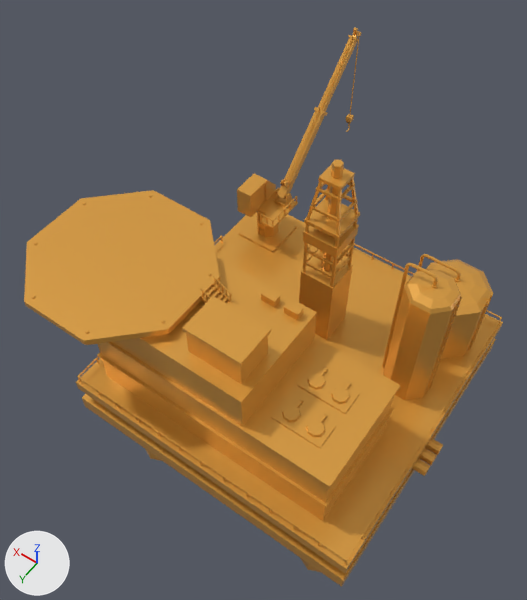
A saved change to the glTF model models/ultimate-pack/low-poly-10/t/buildings-sea-refinery.glb.
The view is the same before and after, from a 50 mm lens placed at (-17.9, 29.8, 52.4), pointed at (4.6, -1.8, 2.8). Arrows for +X, +Y and +Z are at lower left; the lights stay in place. The older version comes first. Where no turn or scale is listed for an object, it has been applied to the vertices.

The first picture shows 'sea-refinery'.
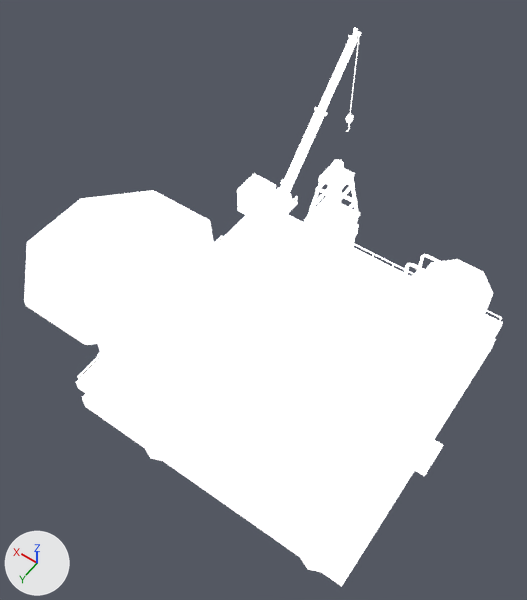
Location of each change, [x1, y1, x2, y2] in pixels of the pictures (527 x 600 px):
'sea-refinery', recoloured (lighter): [24, 27, 503, 587] in both

Edits to the bpy script that builds the scene:
```text
Change mat_lowpoly_colors:
    where n0 = _N.new('ShaderNodeBsdfPrincipled'); n0.name = 'Principled BSDF'
    remove n0.inputs[1].default_value = 0.4  # 'Metallic'
    n0.inputs[2].default_value: 0.272 -> 0.986  # 'Roughness'
    add n0.inputs[28].default_value = 1.0  # 'Emission Strength'
    remove n2 = _N.new('ShaderNodeMix'); n2.name = 'Mix'
    remove n2.data_type = 'RGBA'
    remove n2.blend_type = 'MULTIPLY'
    remove n2.inputs[0].default_value = 1.0  # 'Factor'
    remove n2.inputs[7].default_value = (0.8, 0.388, 0.0631, 1.0)  # 'B', orange #e7a747
    where n3 = _N.new('ShaderNodeVertexColor'); n3.name = 'Color Attribute'
    remove _L.new(n2.outputs[2], n0.inputs[0])  # 'Result' to 'Base Color'
    remove _L.new(n3.outputs[0], n2.inputs[6])  # 'Color' to 'A'
    add _L.new(n3.outputs[0], n0.inputs[0])  # 'Color' to 'Base Color'
```
